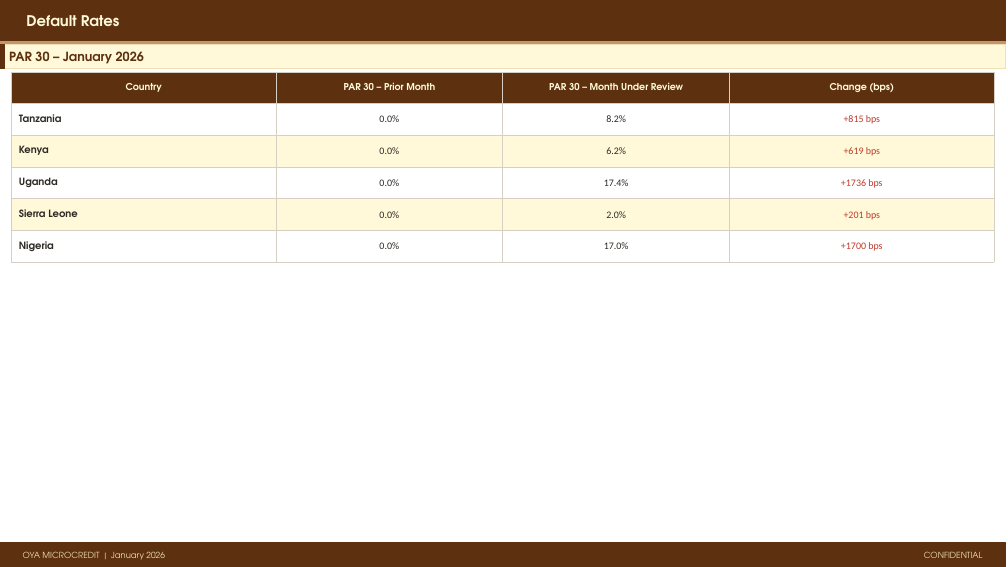
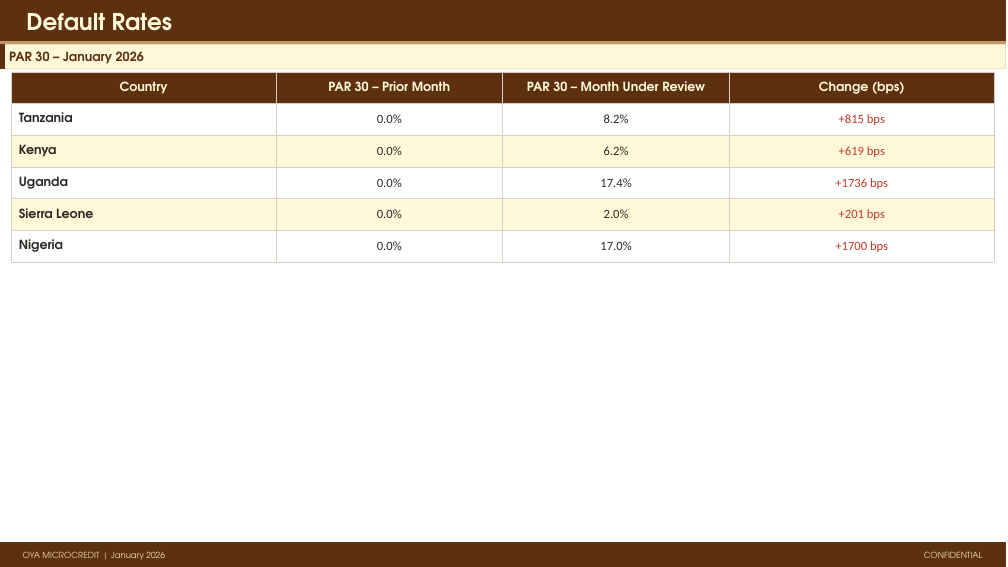
Before and after one commit to ikyei/oya-monthly, a slide deck: slide 8 of reports/2026-01.pptx. Drawn at 1008x567 pixels with LibreOffice and Linux fonts; fonts in the diff are those of the drawing. Boxes give left, top, right and bottom in pixels: in the first picture for what was removed or moved away, otherwise in the second. Text is boxed around its words. In the diff, an @@ line names an element or a change of style, - is before the commit and + after.

```diff
--- a/reports/2026-01.pptx
+++ b/reports/2026-01.pptx
@@ text "Default Rates" at (x1=26, y1=13, x2=172, y2=31): size 14 to 22 pt @@
@@ table at (x1=11, y1=72, x2=994, y2=256) @@
@@ size 9 to 12 pt in "Country", "PAR 30 – Prior Month", "PAR 30 – Month Under Review", "Change (bps)" @@
@@ size 9.5 to 12 pt in "Tanzania", "0.0%", "8.2%", "+815 bps" and 16 more places @@
```
Also in this commit, not shown: 11 other slides changed.
